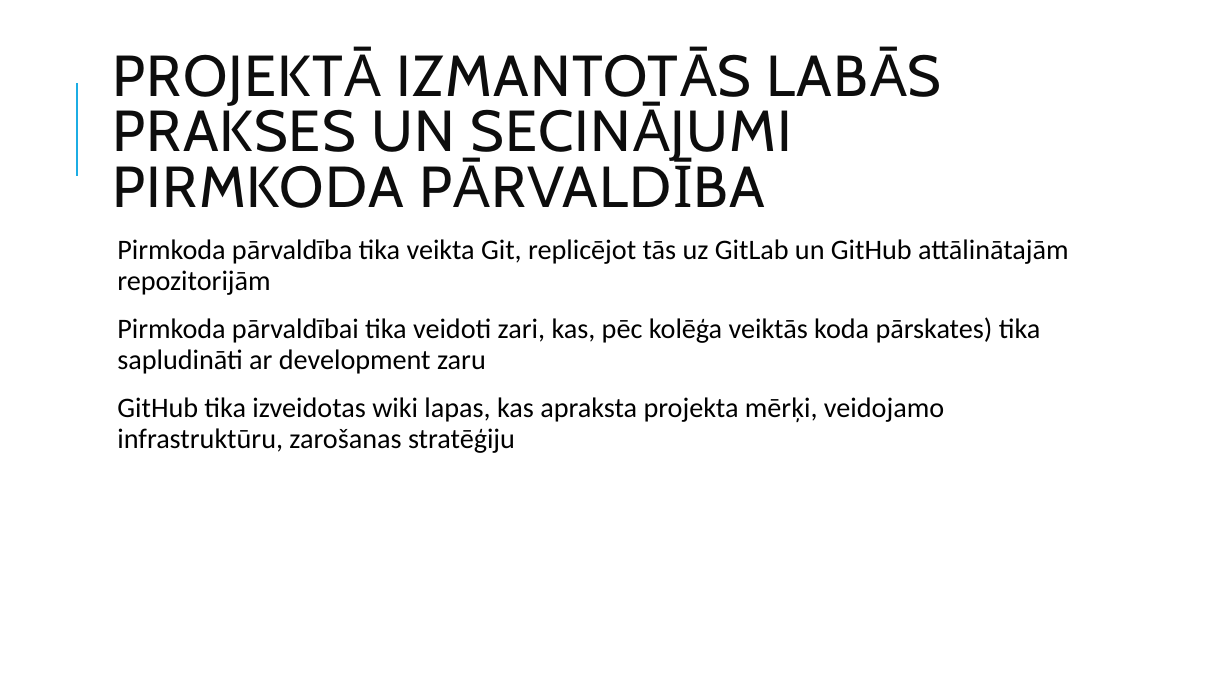
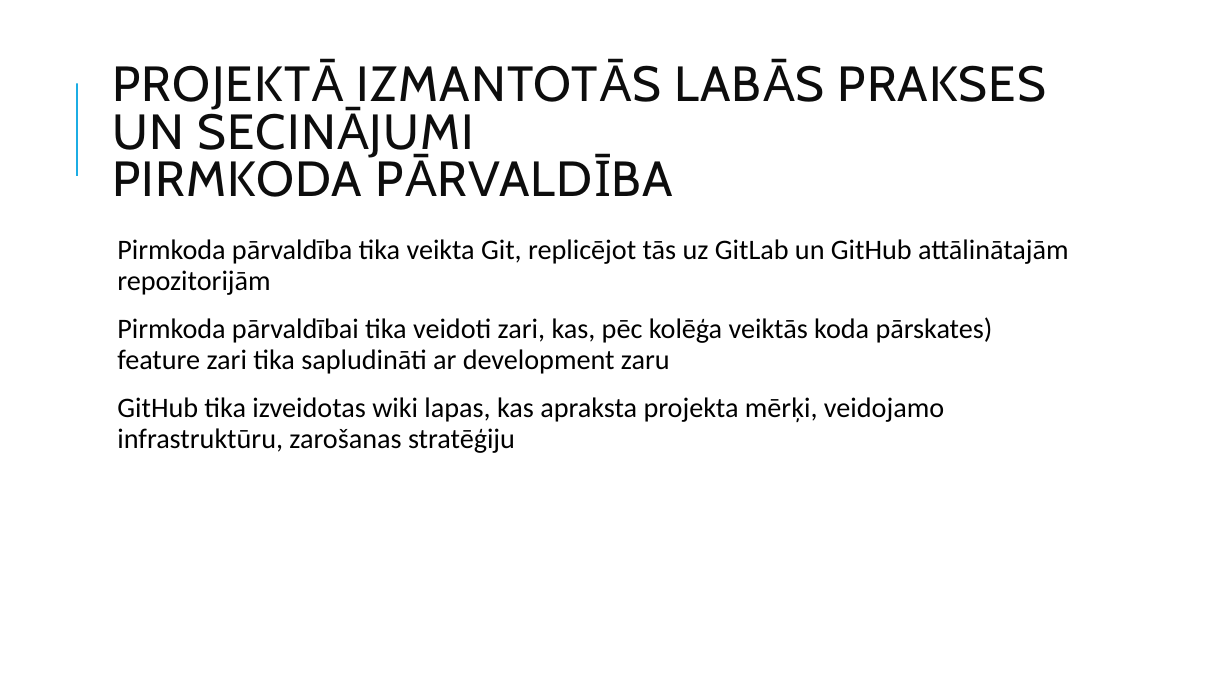
Before and after one commit to DitaGabalina/devops_db_group, a slide deck: slide 6 of docs/Slaidi.2022.07.04_v2.pptx. Drawn at 1232x693 pixels with LibreOffice and Linux fonts; fonts in the diff are those of the drawing. Boxes give left, top, right and bottom in pixels: in the first picture for what was removed or moved away, otherwise in the second. Text is boxed around its words. In the diff, an @@ line names an element or a change of style, - is before the commit and + after.

```diff
--- a/docs/Slaidi.2022.07.04_v2.pptx
+++ b/docs/Slaidi.2022.07.04_v2.pptx
@@ title "PROJEKTĀ IZMANTOTĀS LABĀS PRAKSES UN ..." at [113, 65, 1047, 197]: size 45 to 38.5 pt, letter spacing 1 to 0.9 pt @@
@@ text at [117, 317, 993, 374]: text changed @@
-  Pirmkoda pārvaldībai tika veidoti zari, kas, pēc kolēģa veiktās koda pārskates) tika sapludināti ar development zaru
+  Pirmkoda pārvaldībai tika veidoti zari, kas, pēc kolēģa veiktās koda pārskates) feature zari tika sapludināti ar development zaru
```
Also in this commit, not shown: 12 other slides changed.
